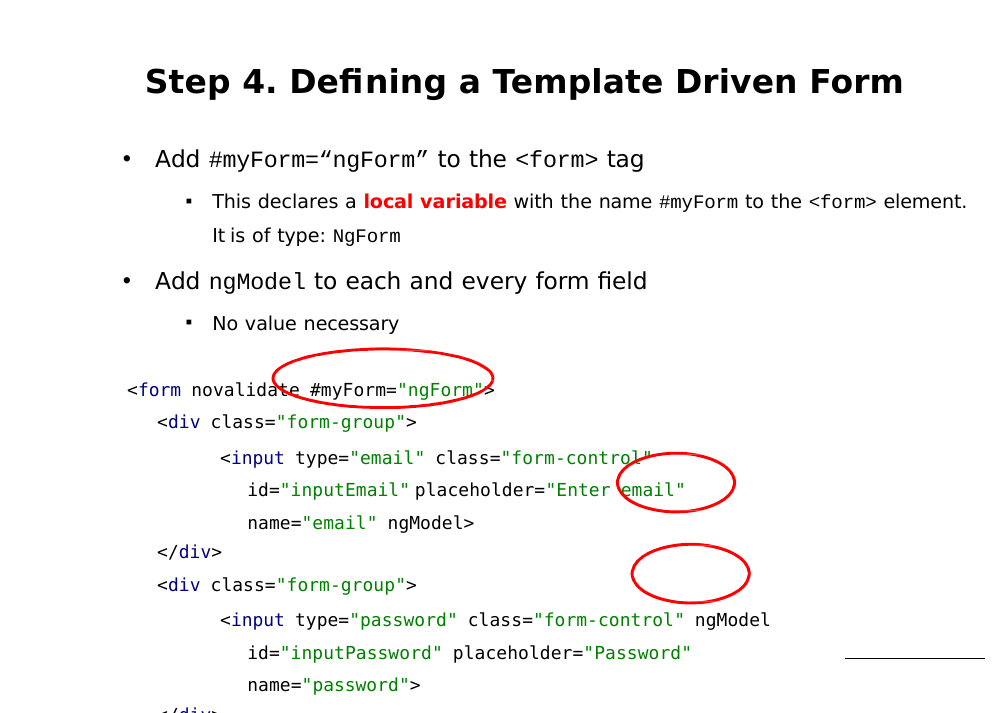
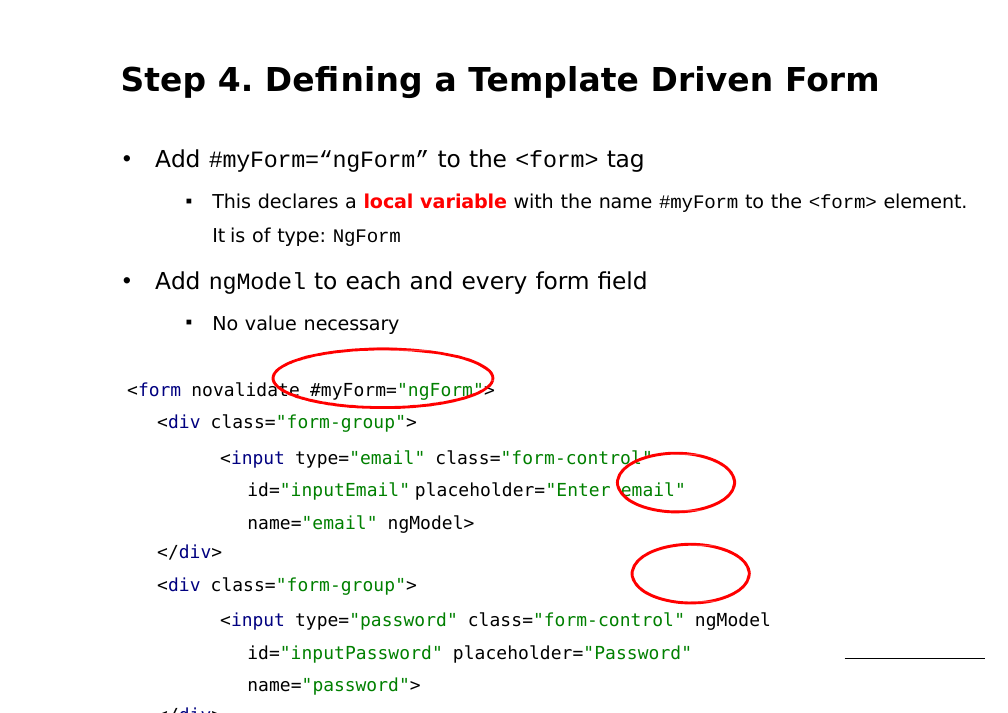
Before and after one commit to petereijgermans11/accelerator-programma, a slide deck: slide 21 of forms/Angular Forms.pptx. Drawn at 1008x713 pixels with LibreOffice and Linux fonts; fonts in the diff are those of the drawing. Boxes give left, top, right and bottom in pixels: in the first picture for what was removed or moved away, otherwise in the second. Text is boxed around its words. In the diff, an @@ line names an element or a change of style, - is before the commit and + after.

```diff
--- a/forms/Angular Forms.pptx
+++ b/forms/Angular Forms.pptx
@@ text "Step 4. Defining a Template ...": place and size @@
-text "Step 4. Defining a Template ..." at [145, 68, 904, 100]
+text "Step 4. Defining a Template ..." at [121, 66, 880, 98]
```
Also in this commit, not shown: 1 other slide changed, 1 other file.
